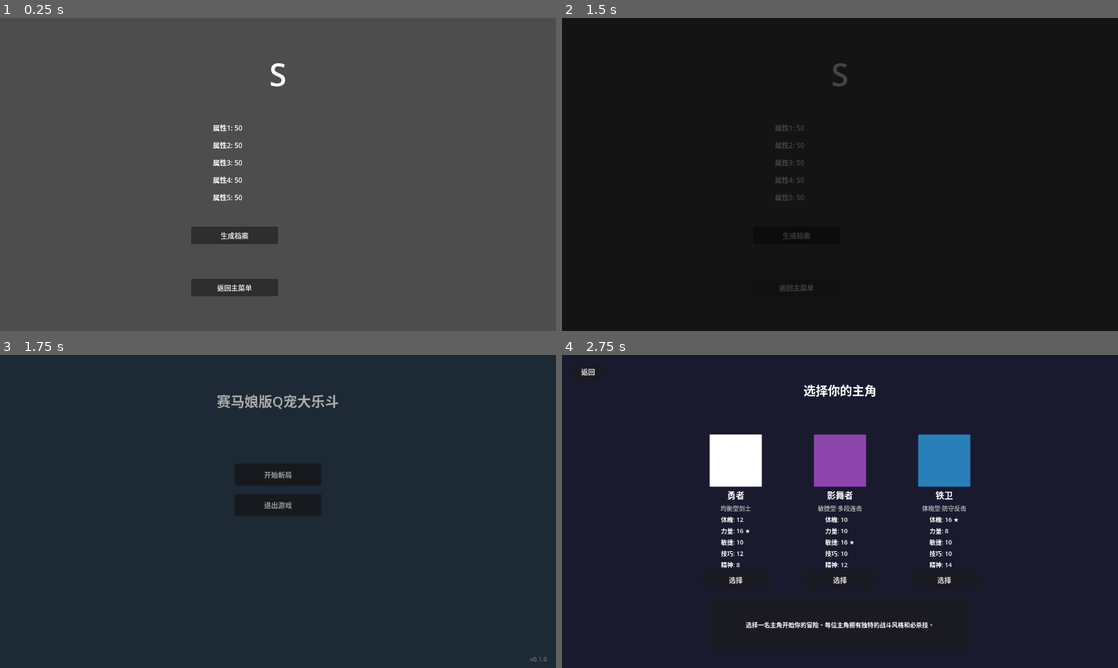
Above: before the commit, frames 1-4 (two rows, left to right).
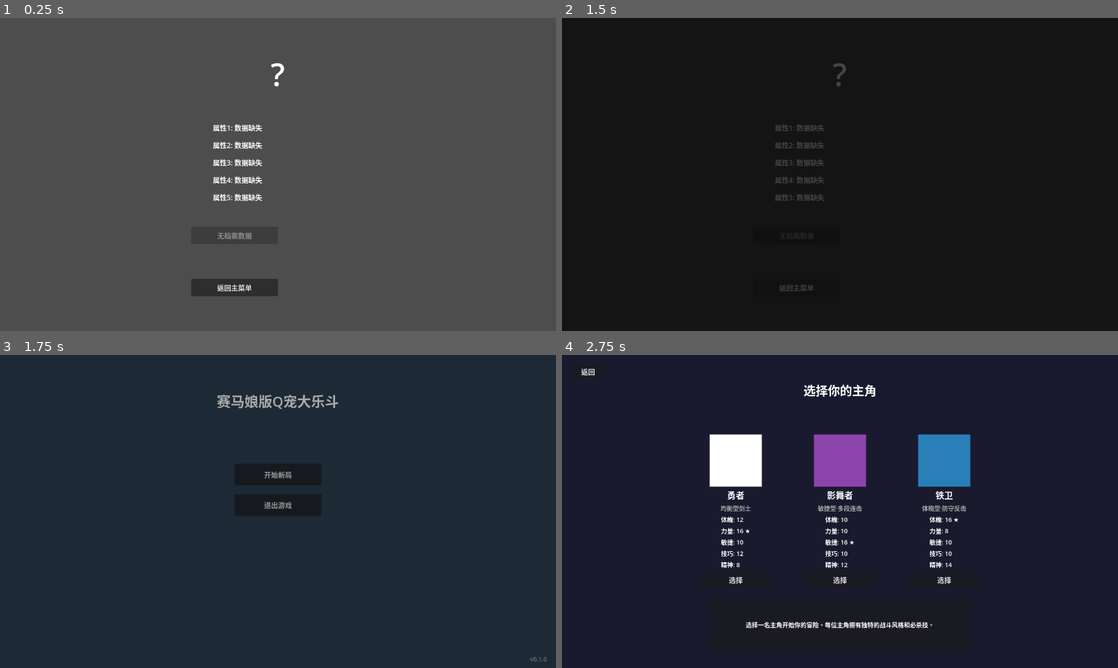
Above: after the commit, the same moments.

Repository: TianYu0321/Hero-Battle
Game: Godot game, scene res://scenes/settlement/settlement.tscn
The game is run twice, just before and just after one commit, with the same random seed, the same clock (stepped at 60 frames per second) and the same inputs. This scene is started directly instead of the project's main scene.
Inputs (mouse positions are in pixels of both pictures, inside the frame that each line leads up to):
- Up to frame 1 (0.25 s): no input
- Up to frame 2 (1.5 s): click (795, 233) at 0.5 s, where only the run before the commit has a clickable "生成档案"; click "返回主菜单" at 1.25 s
- Up to frame 3 (1.75 s): no input
- Up to frame 4 (2.75 s): click "开始新局" at 2 s

The runs differ from the first frame. In frame 1, 0.6% of the frame differs, in the area x 39-52%, y 14-71%; in frame 2, 0.4%; in frame 3, nothing differs; in frame 4, nothing differs.

Commit message:
0511bug修复

Diff:
--- a/autoload/game_manager.gd
+++ b/autoload/game_manager.gd
@@ -126,6 +126,8 @@
 # --- EventBus callbacks ---
 
 func _on_new_game_requested(hero_id: String) -> void:
+	pending_save_data = {}
+	pending_archive = {}
 	change_scene("HERO_SELECT", "fade")
 
 func _on_continue_game_requested() -> void:
@@ -141,6 +143,7 @@
 	change_scene("TAVERN", "fade")
 
 func _on_team_confirmed(partner_ids: Array[String]) -> void:
+	pending_save_data = {}
 	selected_partner_config_ids.clear()
 	for pid in partner_ids:
 		selected_partner_config_ids.append(_PARTNER_STRING_TO_ID.get(pid, 1001))
@@ -151,6 +154,8 @@
 	change_scene("SETTLEMENT", "fade")
 
 func _on_back_to_menu_requested() -> void:
+	pending_save_data = {}
+	pending_archive = {}
 	change_scene("MENU", "fade")
 
 func _on_back_to_hero_select() -> void:
--- a/scenes/archive_view/leaderboard_panel.gd
+++ b/scenes/archive_view/leaderboard_panel.gd
@@ -11,7 +11,7 @@
 @onready var _table_container: VBoxContainer = $VBox/Scroll/TableContainer
 
 var _leaderboard_system: LeaderboardSystem = LeaderboardSystem.new()
-var _row_scene: PackedScene = preload("res://scenes/archive_view/leaderboard_row.tscn") if ResourceLoader.exists("res://scenes/archive_view/leaderboard_row.tscn") else null
+var _row_scene: PackedScene = load("res://scenes/archive_view/leaderboard_row.tscn") if ResourceLoader.exists("res://scenes/archive_view/leaderboard_row.tscn") else null
 
 func _ready() -> void:
 	_refresh_button.pressed.connect(refresh)
--- a/scenes/run_main/run_main.gd
+++ b/scenes/run_main/run_main.gd
@@ -159,6 +159,8 @@
 			push_error("[RunMain] 存档恢复失败，回到主菜单")
 			get_tree().change_scene_to_file("res://scenes/main_menu/menu.tscn")
 	else:
+		# 正常新开局，确保清空残留存档数据
+		GameManager.pending_save_data = {}
 		var hero_config_id: int = GameManager.selected_hero_config_id
 		var partner_config_ids: Array[int] = GameManager.selected_partner_config_ids.duplicate()
 
--- a/scenes/settlement/settlement.gd
+++ b/scenes/settlement/settlement.gd
@@ -33,16 +33,64 @@
 	var gm = get_node_or_null("/root/GameManager")
 	if gm != null and not gm.pending_archive.is_empty():
 		_archive_data = gm.pending_archive.duplicate()
+		_calculate_real_score()
 		_populate_from_data(_archive_data)
 	else:
-		#  fallback: 使用硬编码占位数据
-		rating_label.text = "S"
+		# fallback: 提示数据缺失
+		rating_label.text = "?"
 		for i in range(attr_labels.size()):
-			attr_labels[i].text = "属性%d: 50" % (i + 1)
+			attr_labels[i].text = "属性%d: 数据缺失" % (i + 1)
+		archive_button.disabled = true
+		archive_button.text = "无档案数据"
 
 func populate(archive: Dictionary) -> void:
 	_archive_data = archive.duplicate()
 	_populate_from_data(_archive_data)
+
+func _calculate_real_score() -> void:
+	var final_battle_data: Dictionary = _archive_data.get("final_battle", {})
+	var partners_data: Array = _archive_data.get("partners", [])
+
+	var run := RuntimeRun.new()
+	run.current_turn = _archive_data.get("final_turn", 30)
+	run.hero_config_id = _archive_data.get("hero_config_id", 0)
+	run.battle_win_count = _archive_data.get("battle_win_count", 0)
+	run.elite_win_count = _archive_data.get("elite_win_count", 0)
+	run.gold_earned_total = _archive_data.get("gold_earned_total", 0)
+	run.gold_owned = _archive_data.get("gold_earned_total", 0)
+	run.gold_spent = _archive_data.get("gold_spent", 0)
+
+	var hero := RuntimeHero.new()
+	hero.hero_config_id = _archive_data.get("hero_config_id", 0)
+	hero.current_vit = _archive_data.get("attr_snapshot_vit", 0)
+	hero.current_str = _archive_data.get("attr_snapshot_str", 0)
+	hero.current_agi = _archive_data.get("attr_snapshot_agi", 0)
+	hero.current_tec = _archive_data.get("attr_snapshot_tec", 0)
+	hero.current_mnd = _archive_data.get("attr_snapshot_mnd", 0)
+	hero.max_hp = _archive_data.get("max_hp_reached", 0)
+	hero.total_training_count = _archive_data.get("training_count", 0)
+
+	var final_battle := RuntimeFinalBattle.from_dict(final_battle_data)
+
+	var partners: Array[RuntimePartner] = []
+	for p_dict in partners_data:
+		partners.append(RuntimePartner.from_dict(p_dict))
+
+	var settlement_system := SettlementSystem.new()
+	var score := settlement_system.calculate_score(run, hero, final_battle, partners)
+
+	_archive_data["final_score"] = int(score.total_score)
+	_archive_data["final_grade"] = score.grade
+	_archive_data["score_breakdown"] = {
+		"final_performance_raw": score.final_performance_raw,
+		"final_performance_weighted": score.final_performance_weighted,
+		"attr_total_raw": score.attr_total_raw,
+		"attr_total_weighted": score.attr_total_weighted,
+		"level_score_raw": score.level_score_raw,
+		"level_score_weighted": score.level_score_weighted,
+		"gold_score_raw": score.gold_score_raw,
+		"gold_score_weighted": score.gold_score_weighted,
+	}
 
 func _populate_from_data(data: Dictionary) -> void:
 	rating_label.text = data.get("final_grade", data.get("rating", "S"))
--- a/scripts/core/battle_result.gd
+++ b/scripts/core/battle_result.gd
@@ -61,6 +61,14 @@
 	for e in enemies:
 		enemy_remaining_hp += e.get("hp", 0)
 
+	# 计算对敌人造成的伤害和敌人最大HP（取第一个敌人）
+	var damage_dealt_to_enemy: int = 0
+	var enemy_max_hp: int = 0
+	if enemies.size() > 0:
+		var first_enemy: Dictionary = enemies[0]
+		enemy_max_hp = first_enemy.get("max_hp", 0)
+		damage_dealt_to_enemy = enemy_max_hp - first_enemy.get("hp", 0)
+
 	return {
 		"winner": winner,
 		"turns_elapsed": turns_elapsed,
@@ -71,6 +79,10 @@
 		"ultimate_triggered": ultimate_triggered,
 		"total_damage_dealt": total_damage_dealt,
 		"total_damage_taken": total_damage_taken,
+		"hero_remaining_hp": hero_remaining_hp,
+		"hero_max_hp": hero.get("max_hp", 100),
+		"damage_dealt_to_enemy": damage_dealt_to_enemy,
+		"enemy_max_hp": enemy_max_hp,
 	}
 
 ## 转换为字典（供调用方使用）
--- a/scripts/models/runtime_final_battle.gd
+++ b/scripts/models/runtime_final_battle.gd
@@ -7,52 +7,38 @@
 class_name RuntimeFinalBattle
 extends RefCounted
 
-var id: String = ""
 var run_id: String = ""
 var enemy_config_id: int = 0
-var result: int = 0
-var total_rounds: int = 0
+var result: int = 0              # 0=失败, 1=胜利
+var hero_remaining_hp: int = 0
 var hero_max_hp: int = 0
-var hero_remaining_hp: int = 0
 var damage_dealt_to_enemy: int = 0
 var enemy_max_hp: int = 0
-var max_chain_in_battle: int = 0
+var total_rounds: int = 0
 var ultimate_triggered: bool = false
-var battle_log_summary: String = ""
-var created_at: int = 0
-
 
 func to_dict() -> Dictionary:
 	return {
-		"id": id,
 		"run_id": run_id,
 		"enemy_config_id": enemy_config_id,
 		"result": result,
-		"total_rounds": total_rounds,
+		"hero_remaining_hp": hero_remaining_hp,
 		"hero_max_hp": hero_max_hp,
-		"hero_remaining_hp": hero_remaining_hp,
 		"damage_dealt_to_enemy": damage_dealt_to_enemy,
 		"enemy_max_hp": enemy_max_hp,
-		"max_chain_in_battle": max_chain_in_battle,
+		"total_rounds": total_rounds,
 		"ultimate_triggered": ultimate_triggered,
-		"battle_log_summary": battle_log_summary,
-		"created_at": created_at,
 	}
-
 
 static func from_dict(data: Dictionary) -> RuntimeFinalBattle:
 	var fb := RuntimeFinalBattle.new()
-	fb.id = data.get("id", "")
 	fb.run_id = data.get("run_id", "")
-	fb.enemy_config_id = data.get("enemy_config_id", 0)
+	fb.enemy_config_id = int(data.get("enemy_config_id", 0))
 	fb.result = data.get("result", 0)
-	fb.total_rounds = data.get("total_rounds", 0)
+	fb.hero_remaining_hp = data.get("hero_remaining_hp", 0)
 	fb.hero_max_hp = data.get("hero_max_hp", 0)
-	fb.hero_remaining_hp = data.get("hero_remaining_hp", 0)
 	fb.damage_dealt_to_enemy = data.get("damage_dealt_to_enemy", 0)
 	fb.enemy_max_hp = data.get("enemy_max_hp", 0)
-	fb.max_chain_in_battle = data.get("max_chain_in_battle", 0)
+	fb.total_rounds = data.get("total_rounds", 0)
 	fb.ultimate_triggered = data.get("ultimate_triggered", false)
-	fb.battle_log_summary = data.get("battle_log_summary", "")
-	fb.created_at = data.get("created_at", 0)
 	return fb
--- a/scripts/systems/run_controller.gd
+++ b/scripts/systems/run_controller.gd
@@ -568,8 +568,64 @@
 
 
 func _end_run() -> void:
-	# 清理或返回主菜单
-	EventBus.emit_signal("run_ended", _get_ending_type(), _run.total_score, {})
+	## 游戏结束：生成档案数据并传递
+	var partners: Array[RuntimePartner] = _character_manager.get_partners()
+
+	# --- 生成档案数据 ---
+	var final_battle_data: Dictionary = _pending_battle_result if _pending_battle_result != null else {}
+	var archive_data: Dictionary = {
+		"hero_config_id": _run.hero_config_id,
+		"final_turn": _run.current_turn,
+		"final_score": _run.total_score,
+		"final_grade": "S",
+		"attr_snapshot_vit": _hero.current_vit,
+		"attr_snapshot_str": _hero.current_str,
+		"attr_snapshot_agi": _hero.current_agi,
+		"attr_snapshot_tec": _hero.current_tec,
+		"attr_snapshot_mnd": _hero.current_mnd,
+		"initial_vit": _hero.current_vit,
+		"initial_str": _hero.current_str,
+		"initial_agi": _hero.current_agi,
+		"initial_tec": _hero.current_tec,
+		"initial_mnd": _hero.current_mnd,
+		"battle_win_count": _run.battle_win_count,
+		"elite_win_count": _run.elite_win_count,
+		"elite_total_count": _run.elite_total_count,
+		"pvp_10th_result": _run.pvp_10th_result,
+		"pvp_20th_result": _run.pvp_20th_result,
+		"training_count": _hero.total_training_count,
+		"shop_visit_count": _run.shop_visit_count,
+		"rescue_success_count": _run.rescue_success_count,
+		"total_damage_dealt": _run.total_damage_dealt,
+		"total_enemies_killed": _run.total_enemies_killed,
+		"max_chain_reached": _run.max_chain_reached,
+		"total_chain_count": _run.total_chain_count,
+		"total_aid_trigger_count": _run.total_aid_trigger_count,
+		"ultimate_triggered": _hero.ultimate_used,
+		"gold_spent": _run.gold_spent,
+		"gold_earned_total": _run.gold_earned_total,
+		"partner_count": partners.size(),
+		"max_hp_reached": _hero.max_hp,
+		"ended_at": Time.get_unix_time_from_system(),
+		"final_battle": {
+			"result": 1 if final_battle_data.get("winner", "") == "player" else 0,
+			"hero_remaining_hp": final_battle_data.get("hero_remaining_hp", 0),
+			"hero_max_hp": final_battle_data.get("hero_max_hp", _hero.max_hp),
+			"damage_dealt_to_enemy": final_battle_data.get("damage_dealt_to_enemy", 0),
+			"enemy_max_hp": final_battle_data.get("enemy_max_hp", 0),
+		},
+		"partners": _get_partner_dicts(),
+	}
+
+	# 通过 GameManager 传递档案数据
+	var gm = get_node_or_null("/root/GameManager")
+	if gm != null:
+		gm.pending_archive = archive_data
+		print("[RunController] 档案数据已传给 GameManager")
+	else:
+		push_error("[RunController] GameManager not found, cannot pass archive")
+
+	EventBus.emit_signal("run_ended", _get_ending_type(), _run.total_score, archive_data)
 
 
 func _auto_save() -> void:
Not shown, added: Docs/0511改动/task-card-archive-continue-fix.md
Not shown, added: Docs/0511改动/task-card-phase6-settlement.md
